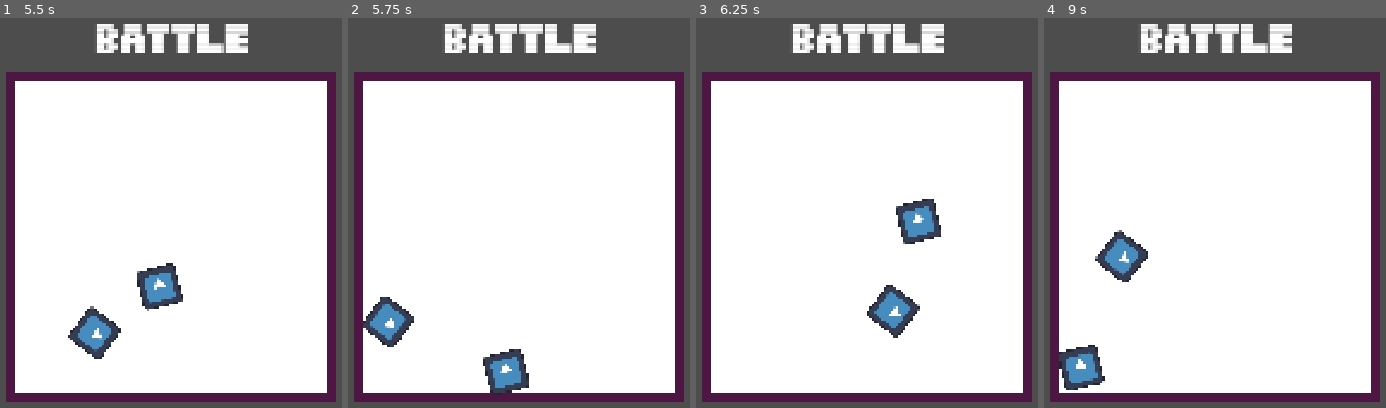
Above: before the commit, frames 1-4 (left to right).
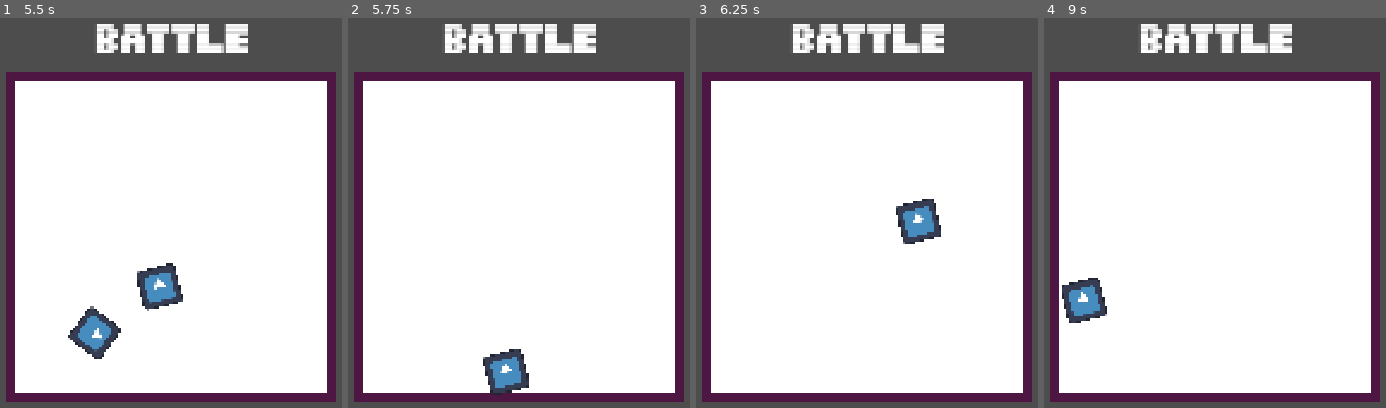
Above: after the commit, the same moments.

Repository: JBRana250/BitBoxBattles
Game: Godot game, scene res://battle/battle.tscn
The game is run twice, just before and just after one commit, with the same random seed, the same clock (stepped at 60 frames per second) and the same inputs. The engine's default icon, where the game draws it, is replaced by a stand-in: a white triangle on a blue panel in a dark square.
Inputs (mouse positions are in pixels of both pictures, inside the frame that each line leads up to):
- Up to frame 1 (5.5 s): tap Enter at 0.5, 0.6, 5.1 s; move the mouse to (outside the picture) at 0.52 s; hold Right 0.53-1.25 s; click (outside the picture) at 0.67 s; tap Space at 0.77, 3.77 s; drag from (10, 259) to (129, 326) at 1.27 s; move the mouse to (249, 138) at 2.02 s; hold Right 2.03-2.75 s; tap Delete at 2.1 s; drag from (129, 326) to (outside the picture) at 2.77 s; move the mouse to (outside the picture) at 3.52 s; hold Left 3.53-4.25 s; tap Backspace at 3.6 s; drag from (outside the picture) to (51, 123) at 4.27 s; move the mouse to (212, 236) at 5.02 s; hold Left from 5.03 s (still down); click (212, 236) at 5.17 s
- Up to frame 2 (5.75 s): keep holding Left
- Up to frame 3 (6.25 s): release Left at 5.75 s; drag from (747, 123) to (706, 259) at 5.77 s
- Up to frame 4 (9 s): move the mouse to (outside the picture) at 6.52 s; hold Right 6.53-7.25 s; tap Delete at 6.6 s; tap Space at 6.77 s; drag from (1054, 259) to (1173, 326) at 7.27 s; move the mouse to (1293, 138) at 8.02 s; hold Left 8.03-8.75 s; tap Backspace at 8.1 s; drag from (1173, 326) to (outside the picture) at 8.77 s

Frame 1 is identical in both runs. In frame 2, 1.1% of the frame differs, in the area x 4-20%, y 71-85%; in frame 3, 1.2%; in frame 4, 3.4%, in the area x 4-31%, y 54-96%.

Commit message:
feat: fighter damage parameter and queue free upon health reach 0

Diff:
--- a/battle/battle.tscn
+++ b/battle/battle.tscn
@@ -61,7 +61,9 @@
 
 [node name="fighter" parent="." unique_id=678717569 instance=ExtResource("3_qubjc")]
 position = Vector2(742.9999, 338.99997)
+contact_damage = 10
 
 [node name="fighter2" parent="." unique_id=1427317877 instance=ExtResource("3_qubjc")]
 position = Vector2(1122, 734)
 rotation = 2.2078414
+contact_damage = 25
--- a/battle/fighter.gd
+++ b/battle/fighter.gd
@@ -5,6 +5,7 @@
 @export var onhit_modulate: Color
 @onready var default_modulate: Color = Color(1,1,1,1)
 @onready var current_health: int = 100
+@export var contact_damage: int
 
 func _ready() -> void:
 	apply_force(global_transform.x * 500)
@@ -13,8 +14,9 @@
 	if !body.is_in_group("fighter"):
 		return
 	sprite.modulate = onhit_modulate
-	current_health -= 10
-	print_debug(current_health)
+	current_health -= contact_damage
+	if (current_health <= 0):
+		queue_free()
 	onhit_timer.start()
 
 func _on_onhit_flash_timeout() -> void:
